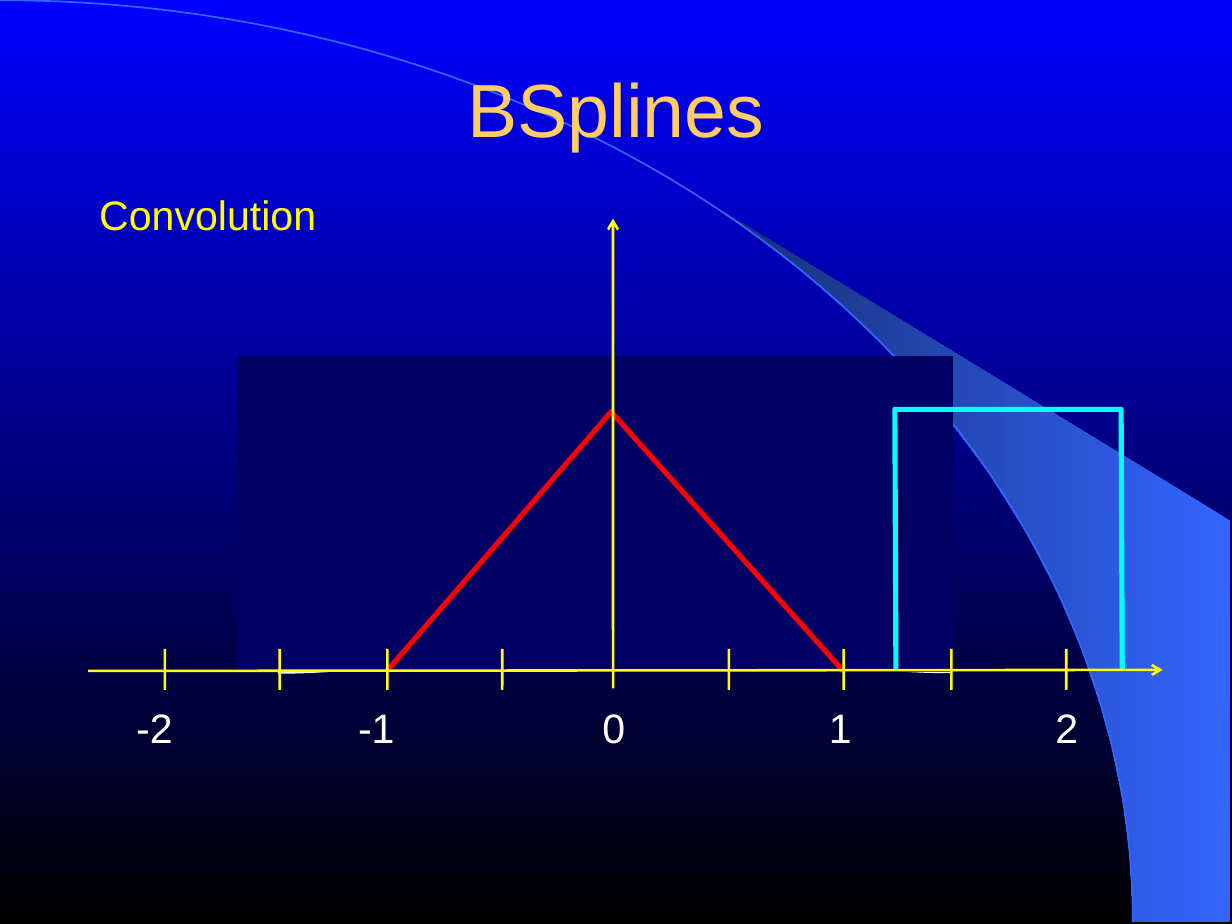
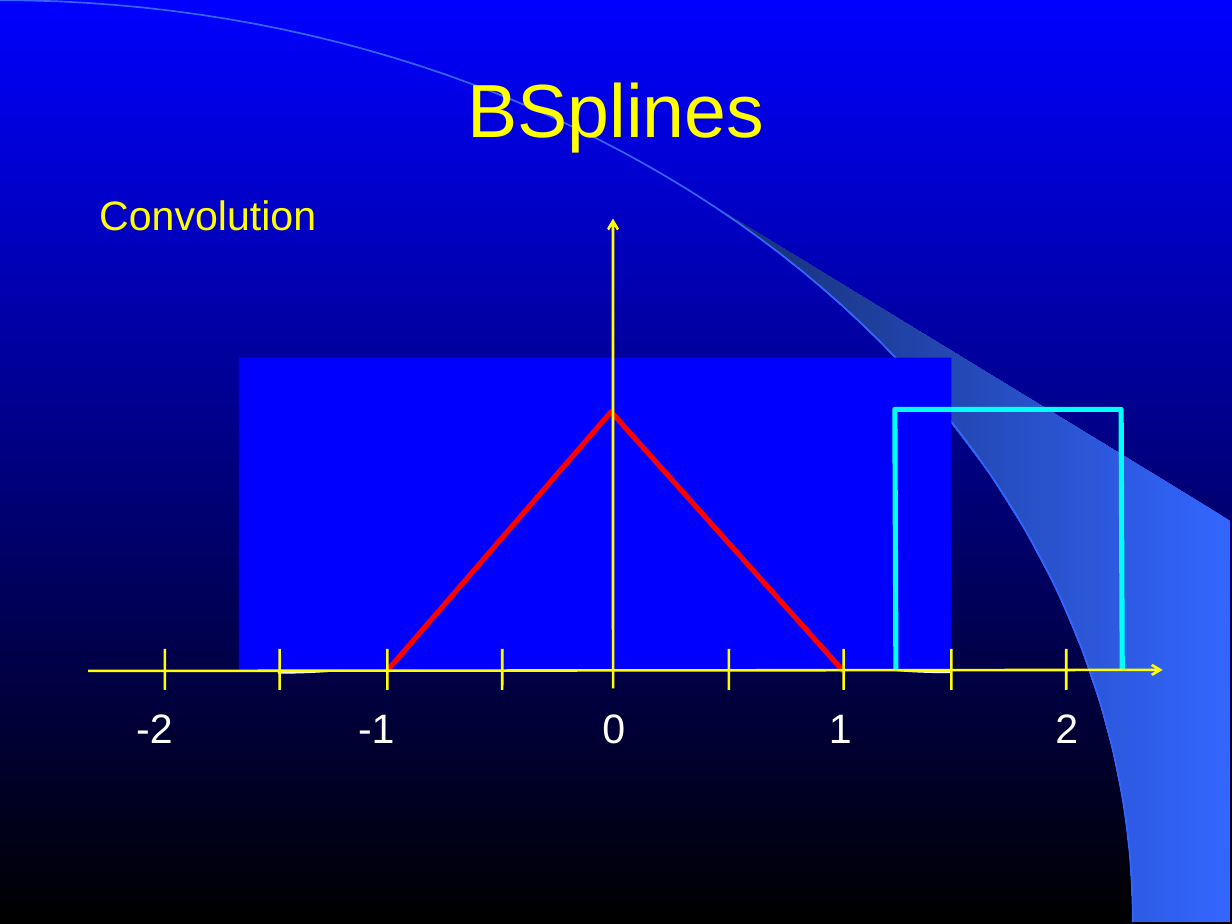
Before and after one commit to lheckemann/namic-sandbox, a slide deck: slide 18 of ITKAdvancedCourse/doc/presentations/Insight-DeformableRegistration-BSplines.ppt. Drawn at 1232x924 pixels with LibreOffice and Linux fonts; fonts in the diff are those of the drawing. Boxes give left, top, right and bottom in pixels: in the first picture for what was removed or moved away, otherwise in the second. Text is boxed around its words. In the diff, an @@ line names an element or a change of style, - is before the commit and + after.

Commit message:
ENH: Improving color formatting of titles.

```diff
--- a/ITKAdvancedCourse/doc/presentations/Insight-DeformableRegistration-BSplines.ppt
+++ b/ITKAdvancedCourse/doc/presentations/Insight-DeformableRegistration-BSplines.ppt
@@ title "BSplines" at <box>467,81,764,152</box>: text colour #FFCC66 to #FFFF00 @@
@@ rectangle at <box>239,357,951,671</box>: fill #000064 to #0000FF; outline #000064 1.5 pt to none @@
```
Also in this commit, not shown: 61 other slides changed.
